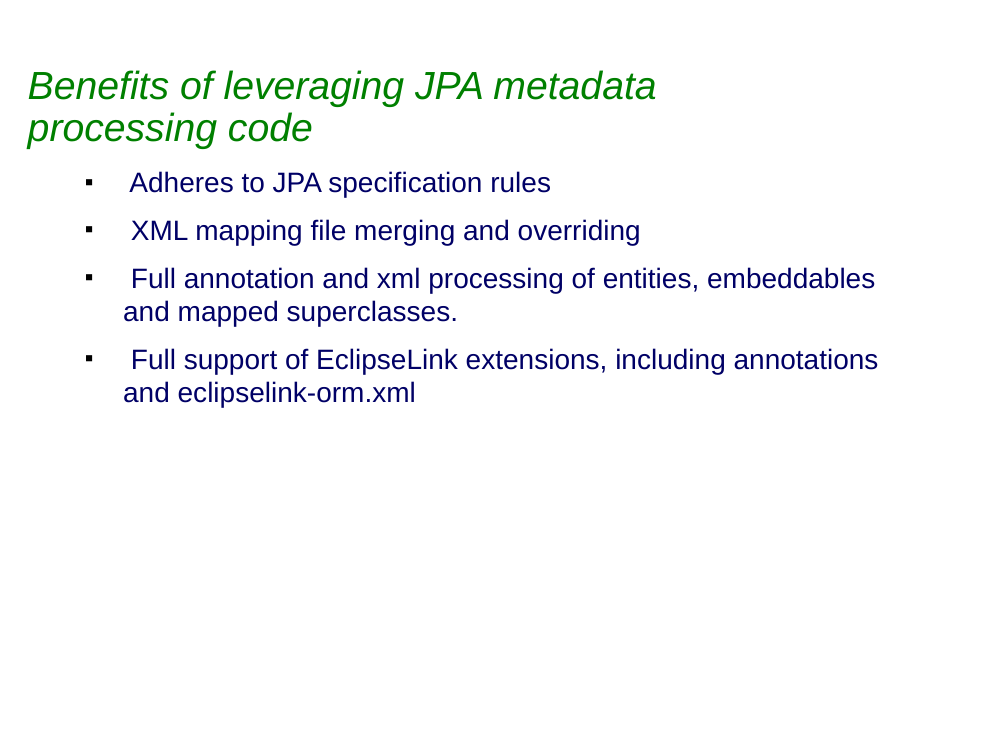
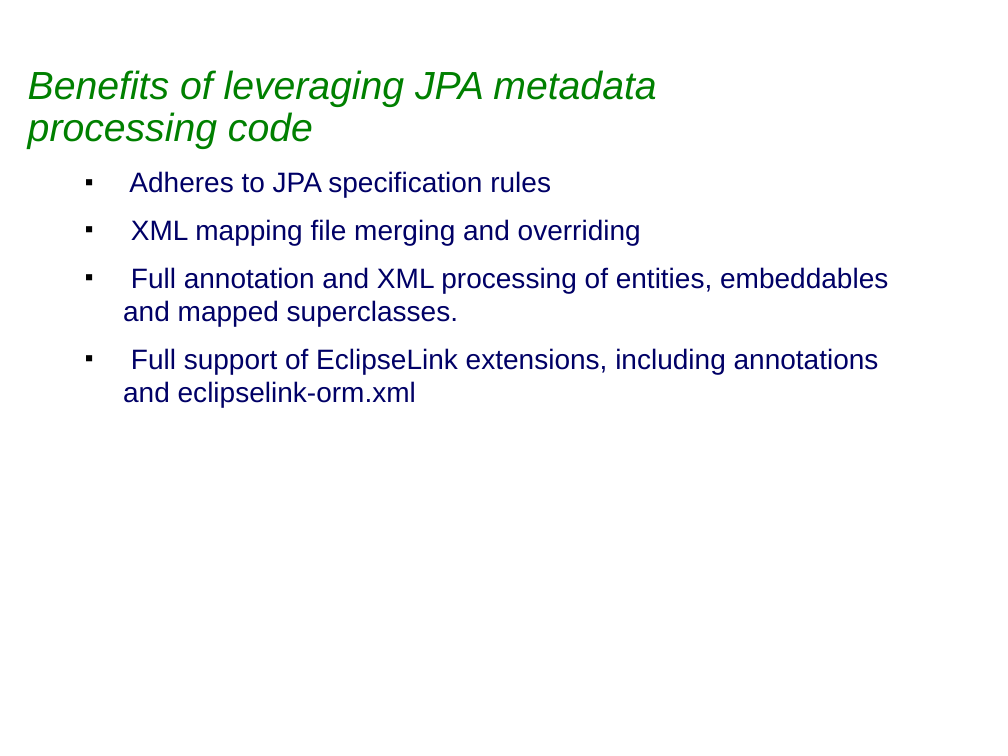
Before and after one commit to sabineheider/incubator, a slide deck: slide 4 of summit-2010/CanonicalModelGen.odp. Drawn at 1008x756 pixels with LibreOffice and Linux fonts; fonts in the diff are those of the drawing; background and template pictures are left out. Boxes give left, top, right and bottom in pixels: in the first picture for what was removed or moved away, otherwise in the second. Text is boxed around its words. In the diff, an @@ line names an element or a change of style, - is before the commit and + after.

```diff
--- a/summit-2010/CanonicalModelGen.odp
+++ b/summit-2010/CanonicalModelGen.odp
@@ text at [123,267,888,326]: text changed @@
-■ Full annotation and xml processing of entities, embeddables and mapped superclasses.
+■ Full annotation and XML processing of entities, embeddables and mapped superclasses.
```
